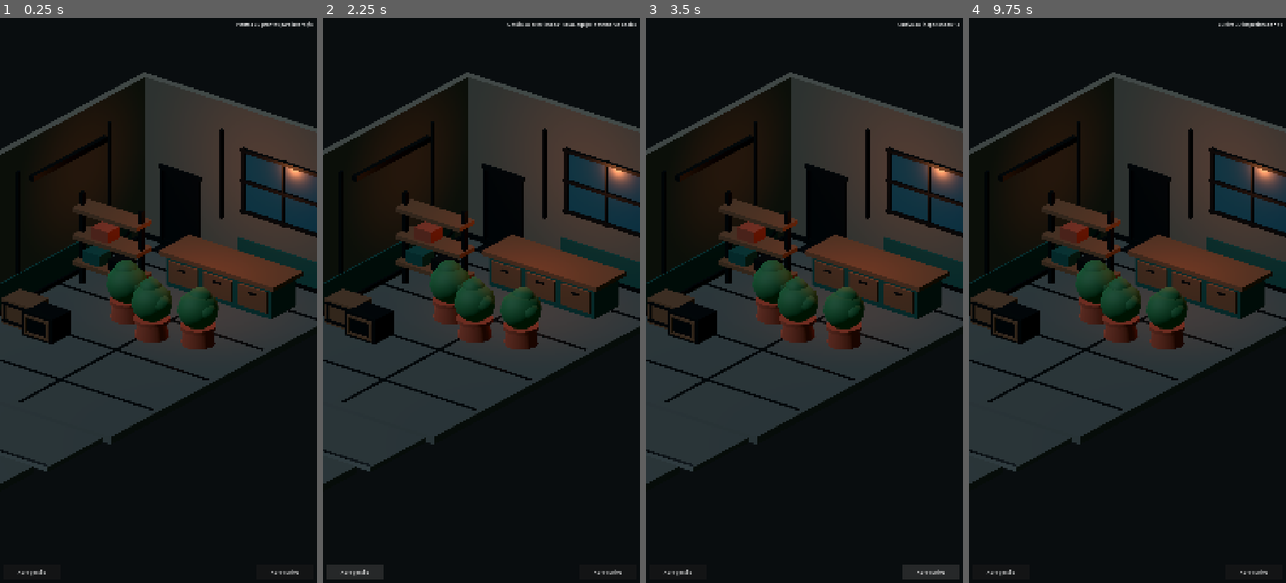
Above: before the commit, frames 1-4 (left to right).
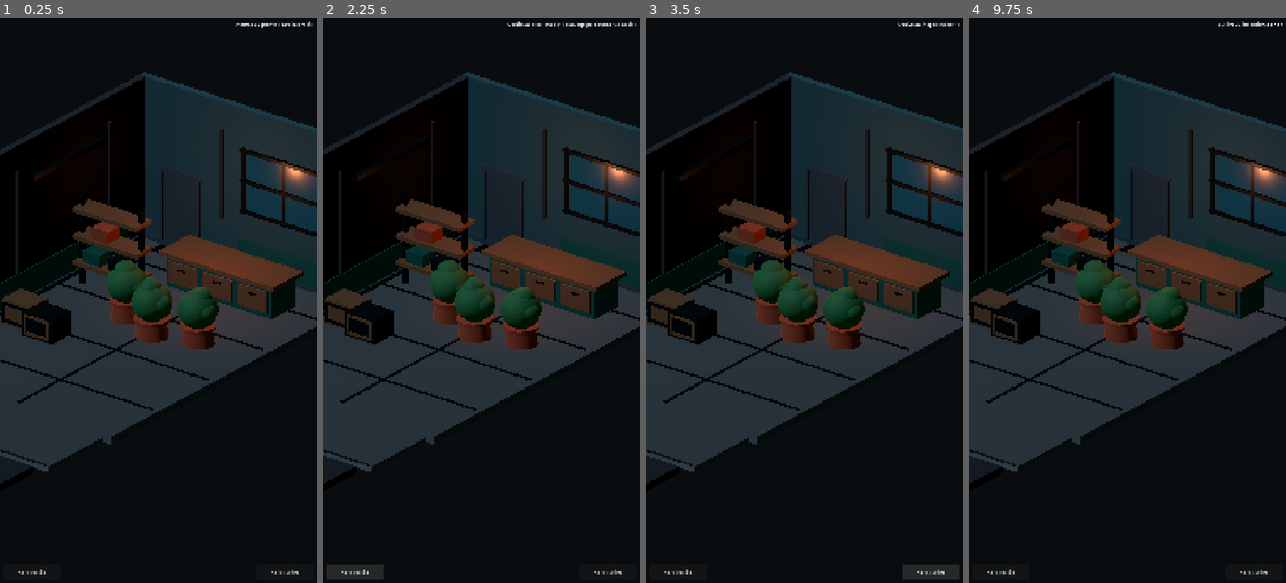
Above: after the commit, the same moments.

Repository: az1nn/growing-rio
Game: Godot game, scene res://tools/visual_lab/visual_lab_runner.tscn
Same seed, same stepped clock (60 frames per second), same inputs: the game is played once before the commit and once after it. This scene is started directly instead of the project's main scene.
Inputs (mouse positions are in pixels of both pictures, inside the frame that each line leads up to):
- Up to frame 1 (0.25 s): no input
- Up to frame 2 (2.25 s): click "Abrir gestão" at 0.5 s; click "Abrir cultivo" at 1.25 s; click "Abrir gestão" at 2 s
- Up to frame 3 (3.5 s): click "Abrir cultivo" at 2.75 s
- Up to frame 4 (9.75 s): click "Abrir gestão" at 3.5 s; click "Abrir cultivo" at 4.25 s; tap Enter at 5, 6.5, 8 s; move the mouse to (1111, 413) at 5.02 s; tap 1 at 5.1 s; click (1111, 413) at 5.17 s; tap Space at 5.75, 7.25, 8.75 s; move the mouse to (1222, 385) at 5.77 s; tap 2 at 5.85 s; click (1222, 385) at 5.92 s; move the mouse to (1032, 215) at 6.52 s; tap 3 at 6.6 s; click (1032, 215) at 6.67 s; move the mouse to (1143, 300) at 7.27 s; tap 4 at 7.35 s; click (1143, 300) at 7.42 s; move the mouse to (1079, 159) at 8.02 s; tap 5 at 8.1 s; click (1079, 159) at 8.17 s; move the mouse to (1197, 272) at 8.77 s; tap C at 8.85 s; click (1197, 272) at 8.92 s; move the mouse to (1064, 328) at 9.52 s; tap N at 9.6 s; click (1064, 328) at 9.67 s

The runs differ from the first frame. In frame 1, 14% of the frame differs, in the area x 0-100%, y 0-99%; in frame 2, 14%; in frame 3, 14%; in frame 4, 14%.

Commit message:
feat(012): bind Operation shell to shared V1 system

Diff:
--- a/scenes/visual/operation_diorama.gd
+++ b/scenes/visual/operation_diorama.gd
@@ -3,6 +3,7 @@
 signal object_activated(context_id: String, object_id: String)
 
 @onready var viewport: SubViewport = $Viewport
+@onready var camera: Camera3D = $Viewport/World/Camera3D
 @onready var interactive_object: Area3D = $Viewport/World/InteractivePlantCluster
 @onready var management_interactive_object: Area3D = $Viewport/World/ManagementStorageInteraction
 @onready var focal_mesh: MeshInstance3D = $Viewport/World/CanopyB
@@ -11,15 +12,59 @@
 @onready var management_button: Button = $ManagementActionButton
 @onready var interaction_status: Label = $InteractionStatus
 
+const V1_CAMERA_POSITION := Vector3(6.5, 5.4, 8.5)
+const V1_CAMERA_ROTATION := Vector3(-0.43, 0.66, 0.0)
+const V1_CAMERA_SIZE := 8.6
+
+const V1_SHELL_MATERIAL_ROLES := {
+    "Floor": &"worn_concrete",
+    "ForegroundApron": &"worn_concrete",
+    "ForegroundServicePlinth": &"structural_dark",
+    "ForegroundServiceLanding": &"worn_concrete",
+    "BackWall": &"petrol_shadow",
+    "SideWall": &"structural_dark",
+    "MetalDoor": &"painted_metal",
+    "BackWallBaseboard": &"painted_metal",
+    "SideWallBaseboard": &"painted_metal",
+    "DoorFrameTop": &"painted_metal",
+    "DoorFrameLeft": &"painted_metal",
+    "DoorFrameRight": &"painted_metal",
+    "BackWallBayReveal": &"structural_dark",
+    "BackWallEdgeReveal": &"structural_dark",
+    "SideWallRearReveal": &"structural_dark",
+    "SideWallFrontReveal": &"structural_dark",
+}
+
 var activation_count := 0
 var _pulse_tween: Tween
 var _base_management_scale := Vector3.ONE
 
 func _ready() -> void:
+    V1PixelRenderPolicy.apply(self, viewport)
+    _configure_v1_camera()
+    _apply_v1_shell_materials()
     viewport.physics_object_picking = true
     action_button.accessibility_name = "Abrir cultivo — alternativa às plantas 3D"
     management_button.accessibility_name = "Abrir gestão — alternativa ao armazenamento 3D"
     _base_management_scale = management_marker.scale
+
+
+func _configure_v1_camera() -> void:
+    camera.projection = Camera3D.PROJECTION_ORTHOGONAL
+    camera.position = V1_CAMERA_POSITION
+    camera.rotation = V1_CAMERA_ROTATION
+    camera.size = V1_CAMERA_SIZE
+    camera.current = true
+
+func _apply_v1_shell_materials() -> void:
+    var world := $Viewport/World
+    for node_name in V1_SHELL_MATERIAL_ROLES:
+        var shell_mesh := world.get_node_or_null(String(node_name)) as MeshInstance3D
+        if shell_mesh == null:
+            continue
+        shell_mesh.material_override = V1MaterialVocabulary.make_standard(
+            V1_SHELL_MATERIAL_ROLES[node_name]
+        )
 
 func activate_primary_object() -> void:
     activation_count += 1
